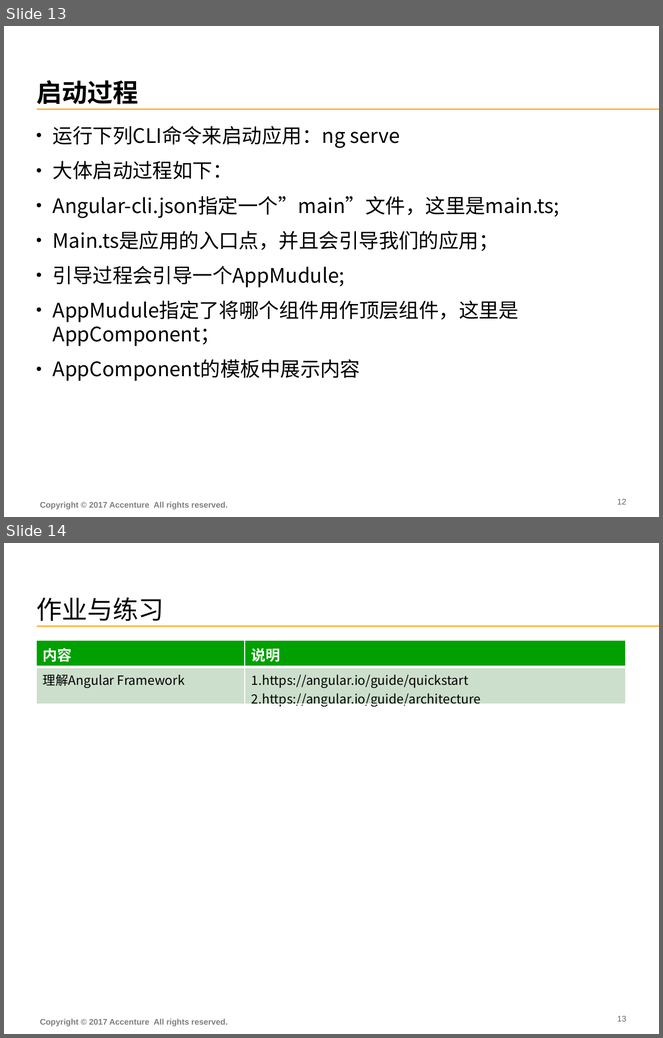
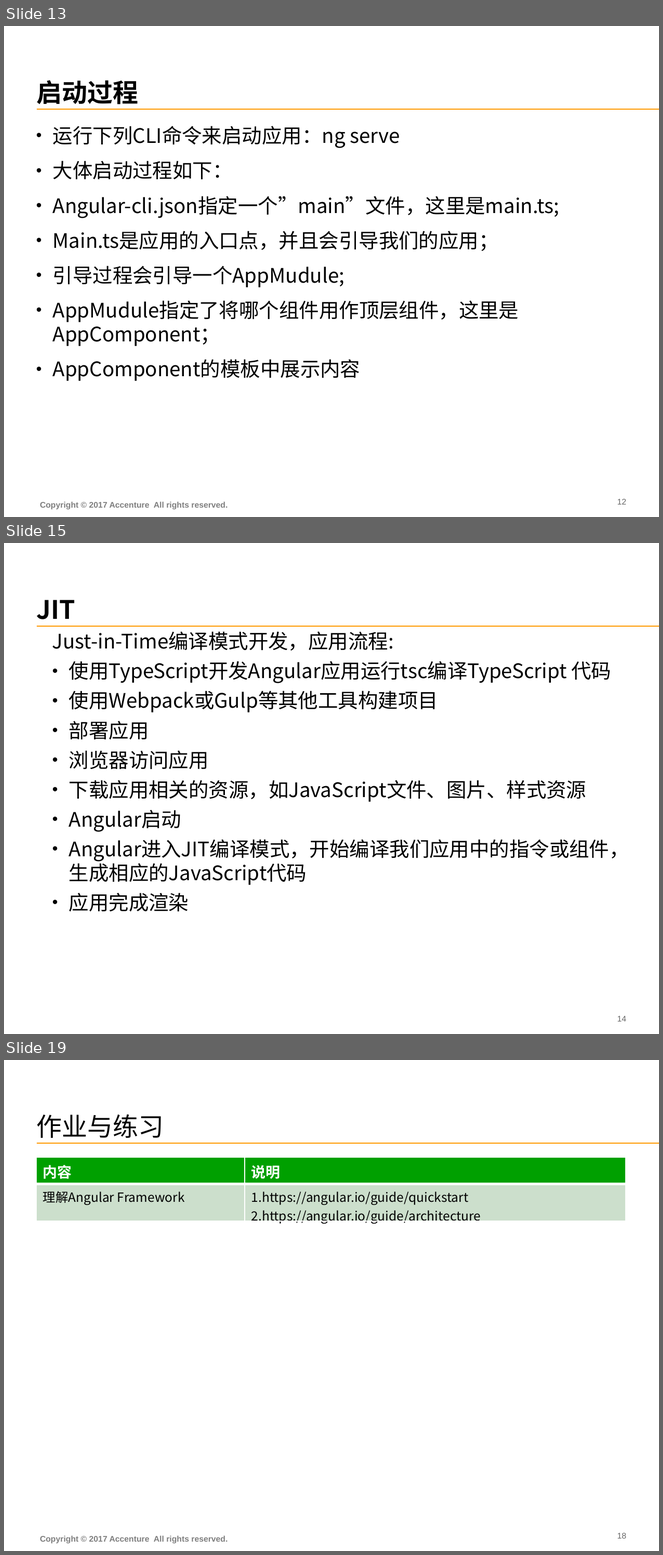
Before and after one commit to FS-Angular-Interest-Group/AngularTraining, a slide deck: PPT/03-Accenture-FS-Angular-Framework.pptx. Shown one above the other, each under a label of ours: slides 13 and 14 before the commit, slides 13, 15 and 19 after it; the slides between them are not shown. The pictures are 663x1038 and 663x1555 pixels, drawn with LibreOffice and Linux fonts; fonts in the diff are those of the drawing. Boxes give left, top, right and bottom in pixels: in the first picture for what was removed or moved away, otherwise in the second. Text is boxed around its words. In the diff, an @@ line names an element or a change of style, - is before the commit and + after.

```diff
--- a/PPT/03-Accenture-FS-Angular-Framework.pptx
+++ b/PPT/03-Accenture-FS-Angular-Framework.pptx
@@ slide 15 added at (x1=4, y1=543, x2=659, y2=1034), background #FFFFFF; not listed: 1 template element that a slide beside it also shows @@
@@ title added at (x1=36, y1=600, x2=75, y2=619), 28 pt, text #000000, bold @@
+JIT
@@ text added at (x1=52, y1=631, x2=630, y2=912), 22 pt, text #000000 @@
+  Just-in-Time编译模式开发，应用流程:
+  • 使用TypeScript开发Angular应用运行tsc编译TypeScript 代码
+  • 使用Webpack或Gulp等其他工具构建项目
+  • 部署应用
+  • 浏览器访问应用
+  • 下载应用相关的资源，如JavaScript文件、图片、样式资源
+  • Angular启动
+  • Angular进入JIT编译模式，开始编译我们应用中的指令或组件，生成相应的JavaScript代码
+  • 应用完成渲染
@@ page number added at (x1=618, y1=1016, x2=627, y2=1022), 9 pt, text #666666 @@
+14
@@ what was slide 14 is now slide 19 @@
@@ page number at (x1=618, y1=1533, x2=627, y2=1539): text changed @@
-13
+18
```
Also in this commit, not shown: 5 slides changed, 4 other slides added.
